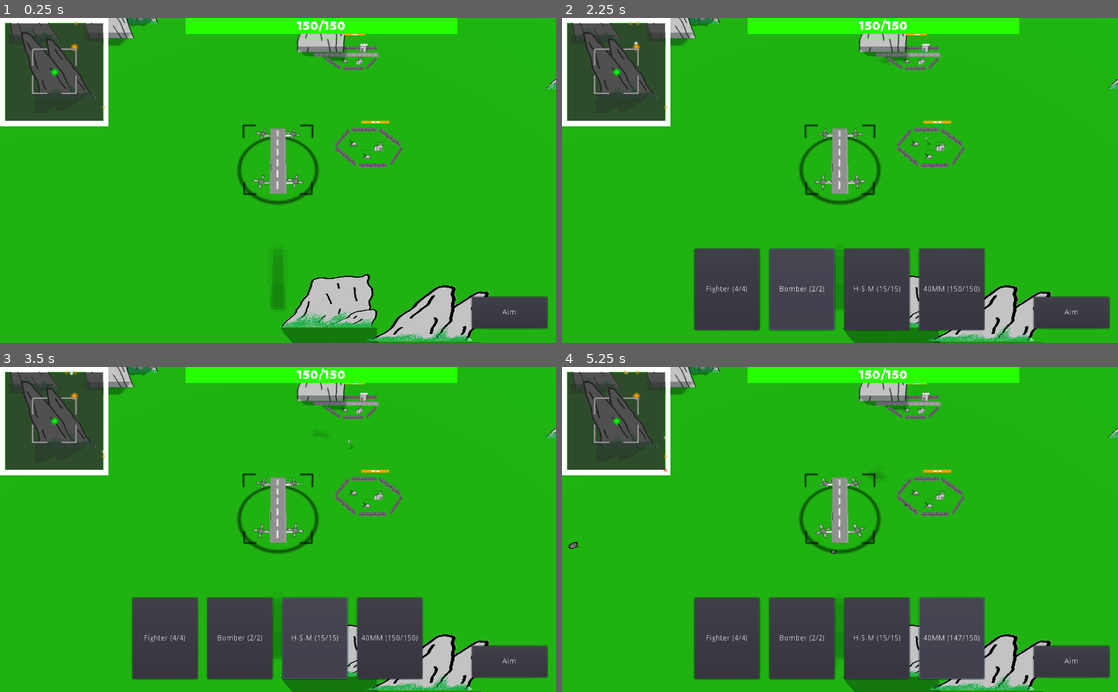
Above: before the commit, frames 1-4 (two rows, left to right).
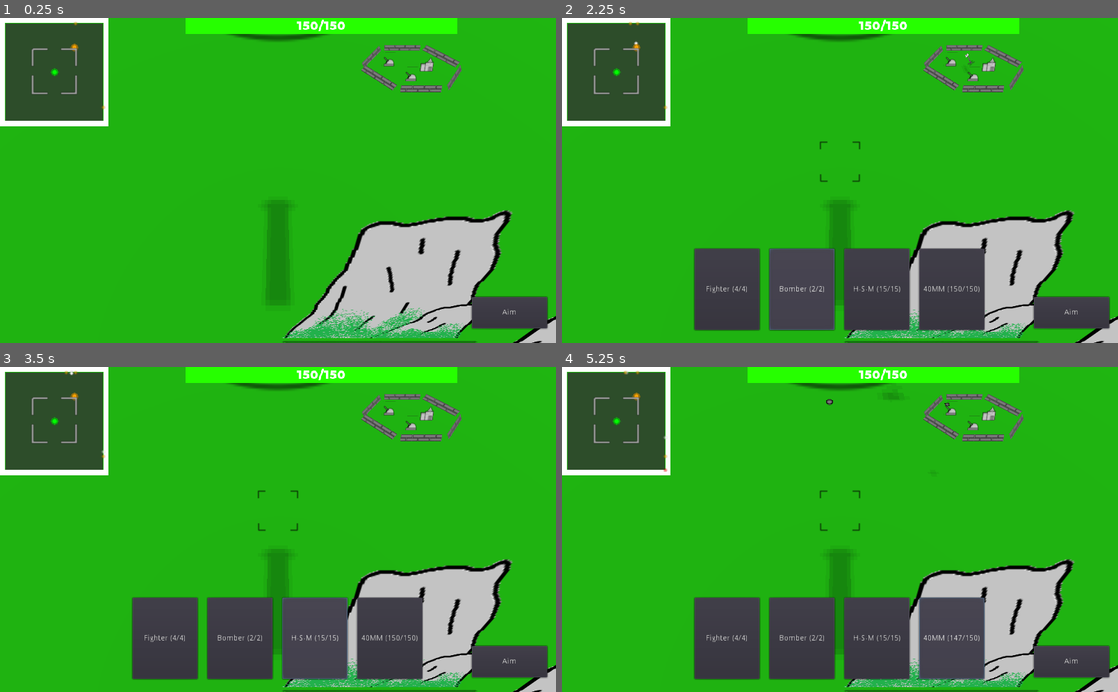
Above: after the commit, the same moments.

Repository: renosyah/sky-fortress
Game: Godot game, scene res://scene/battle-scene/battle_scene.tscn
Two runs of this game, one before a commit and one after it. Both use one fixed random seed, a clock stepped at 60 frames per second and the inputs below.
Inputs:
- Up to frame 1 (0.25 s): no input
- Up to frame 2 (2.25 s): click "Aim" at 0.5 s; click "Fighter (4/4)" at 1.25 s; click "Bomber (2/2)" at 2 s
- Up to frame 3 (3.5 s): click "H-S-M (15/15)" at 2.75 s
- Up to frame 4 (5.25 s): click "40MM (150/150)" at 3.5 s; click "40MM (149/150)" at 4.25 s; click "40MM (148/150)" at 5 s

The runs differ from the first frame. In frame 1, 16% of the frame differs, in the area x 1-100%, y 0-100%; in frame 2, 12%; in frame 3, 12%; in frame 4, 12%.

Commit message:
rename camera

Diff:
--- a/assets/mobile-camera/mobile_camera.gd
+++ b/assets/gameplay-camera/gameplay_camera.gd
@@ -1,12 +1,10 @@
 extends Spatial
-class_name MobileCamera
 
 signal on_body_enter_aim_sight(_body)
 signal on_camera_moving(_translation, _zoom)
 
 onready var _camera = $Camera
-onready var _aim = $Sprite3D
-onready var _area = $Area
+onready var _aim = $Camera/Sprite3D
 onready var _raycast = $RayCast
 
 var min_zoom : float = 5.0
@@ -22,7 +20,6 @@
 	pass
 
 func aim_reticle(_show : bool, _color : Color = Color.white):
-	_area.monitoring = _show
 	_aim.visible = _show
 	_aim.modulate = _color
 
--- /dev/null
+++ b/assets/gameplay-camera/gameplay_camera.tscn
@@ -0,0 +1,25 @@
+[gd_scene load_steps=3 format=2]
+
+[ext_resource path="res://assets/gameplay-camera/gameplay_camera.gd" type="Script" id=1]
+[ext_resource path="res://assets/gameplay-camera/aim.png" type="Texture" id=2]
+
+[node name="cameraPivot" type="Spatial"]
+transform = Transform( 1, 0, 0, 0, 0.573576, 0.819152, 0, -0.819152, 0.573576, 0, 0, 0.0998206 )
+script = ExtResource( 1 )
+
+[node name="Camera" type="Camera" parent="."]
+transform = Transform( 1, 0, 0, 0, 0.996195, 0.0871558, 0, -0.0871558, 0.996195, 0, 0, 15 )
+current = true
+size = 20.0
+
+[node name="Sprite3D" type="Sprite3D" parent="Camera"]
+transform = Transform( 1, 0, 0, 0, 0.996195, -0.0871557, 0, 0.0871557, 0.996195, 0, 0.421916, -5.24359 )
+visible = false
+opacity = 0.7
+texture = ExtResource( 2 )
+
+[node name="RayCast" type="RayCast" parent="."]
+transform = Transform( 1, 0, 0, 0, 0.999792, 0, 0, 0, 0.999792, 0, 7.30157e-07, 15 )
+enabled = true
+cast_to = Vector3( 0, 0, -25 )
+debug_shape_thickness = 5.0
--- a/assets/mobile-camera/cameraPivot.tscn
+++ /dev/null
@@ -1,36 +0,0 @@
-[gd_scene load_steps=4 format=2]
-
-[ext_resource path="res://assets/mobile-camera/mobile_camera.gd" type="Script" id=1]
-[ext_resource path="res://assets/mobile-camera/aim.png" type="Texture" id=2]
-
-[sub_resource type="CylinderShape" id=1]
-radius = 3.5
-height = 21.4383
-
-[node name="cameraPivot" type="Spatial"]
-transform = Transform( 1, 0, 0, 0, 0.573576, 0.819152, 0, -0.819152, 0.573576, 0, 0, 0.0998206 )
-script = ExtResource( 1 )
-
-[node name="Area" type="Area" parent="."]
-transform = Transform( 1, 0, 0, 0, 0.573576, -0.819152, 0, 0.819152, 0.573576, 0, 0, 0 )
-input_ray_pickable = false
-monitoring = false
-
-[node name="CollisionShape" type="CollisionShape" parent="Area"]
-shape = SubResource( 1 )
-
-[node name="Sprite3D" type="Sprite3D" parent="."]
-transform = Transform( 5, 0, 0, 0, 5, 0, 0, 0, 1, 0, 0, 0 )
-opacity = 0.7
-texture = ExtResource( 2 )
-
-[node name="Camera" type="Camera" parent="."]
-transform = Transform( 1, 0, 0, 0, 0.996195, 0.0871558, 0, -0.0871558, 0.996195, 0, 0, 15 )
-current = true
-size = 20.0
-
-[node name="RayCast" type="RayCast" parent="."]
-transform = Transform( 1, 0, 0, 0, 0.999792, 0, 0, 0, 0.999792, 0, 7.30157e-07, 15 )
-enabled = true
-cast_to = Vector3( 0, 0, -25 )
-debug_shape_thickness = 5.0
--- a/project.godot
+++ b/project.godot
@@ -59,11 +59,6 @@
 "language": "GDScript",
 "path": "res://assets/ui/mini_map/MiniMap.gd"
 }, {
-"base": "Spatial",
-"class": "MobileCamera",
-"language": "GDScript",
-"path": "res://assets/mobile-camera/mobile_camera.gd"
-}, {
 "base": "Node",
 "class": "RandomNameGenerator",
 "language": "GDScript",
@@ -105,7 +100,6 @@
 "InputEventSingleScreenTap": "",
 "InputEventSingleScreenTouch": "",
 "MiniMap": "",
-"MobileCamera": "",
 "RandomNameGenerator": "",
 "SaveLoad": "",
 "ServerAdvertiser": "res://addons/LANServerBroadcast/server_advertiser/server_advertiser.png",
--- a/scene/battle-scene/battle_scene.tscn
+++ b/scene/battle-scene/battle_scene.tscn
@@ -3,7 +3,7 @@
 [ext_resource path="res://scene/ships/carrier/carrier.tscn" type="PackedScene" id=1]
 [ext_resource path="res://assets/cursor/cursor.tscn" type="PackedScene" id=2]
 [ext_resource path="res://assets/ui/battle-scene/ui.tscn" type="PackedScene" id=3]
-[ext_resource path="res://assets/mobile-camera/cameraPivot.tscn" type="PackedScene" id=4]
+[ext_resource path="res://assets/gameplay-camera/gameplay_camera.tscn" type="PackedScene" id=4]
 [ext_resource path="res://assets/terrain/terrain.tscn" type="PackedScene" id=5]
 [ext_resource path="res://assets/cursor/cursor_5.png" type="Texture" id=6]
 [ext_resource path="res://scene/battle-scene/battle_scene.gd" type="Script" id=7]
@@ -62,7 +62,6 @@
 environment = SubResource( 2 )
 
 [node name="cameraPivot" parent="." instance=ExtResource( 4 )]
-transform = Transform( 1, 0, 0, 0, 0.573576, 0.819152, 0, -0.819152, 0.573576, 0, 10, 0.1 )
 
 [connection signal="on_aim_press" from="ui" to="." method="_on_ui_on_aim_press"]
 [connection signal="on_respawn_click" from="ui" to="." method="_on_ui_on_respawn_click"]
Renamed: assets/mobile-camera/aim.png -> assets/gameplay-camera/aim.png
Not shown, changed: assets/gameplay-camera/aim.png.import
Not shown, removed: assets/mobile-camera/aim.png~
